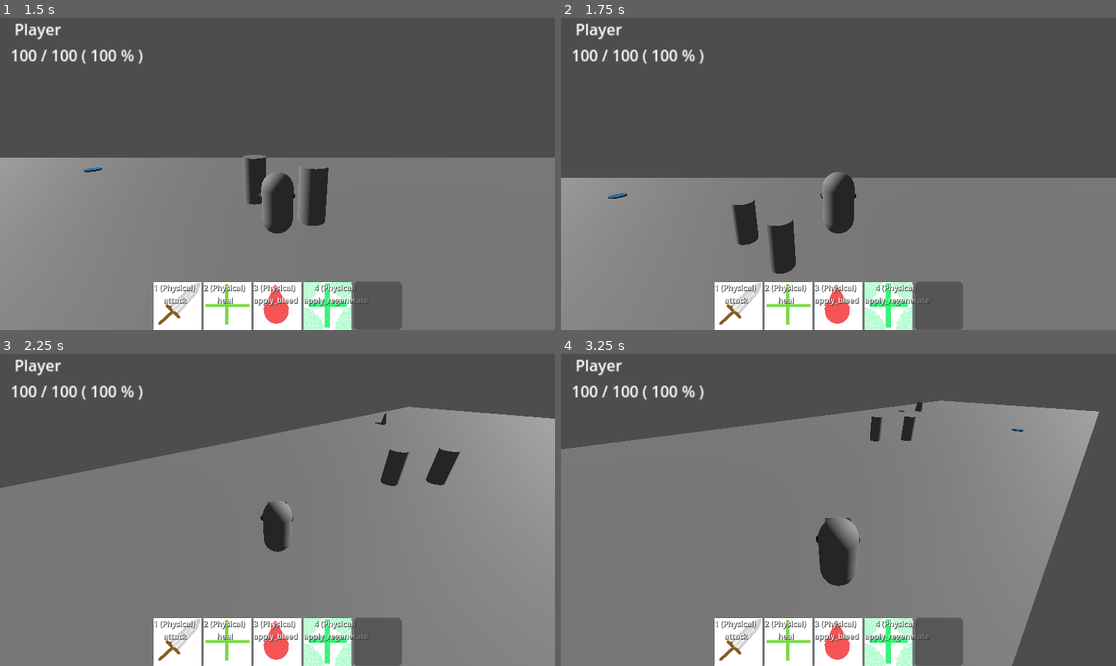
Above: before the commit, frames 1-4 (two rows, left to right).
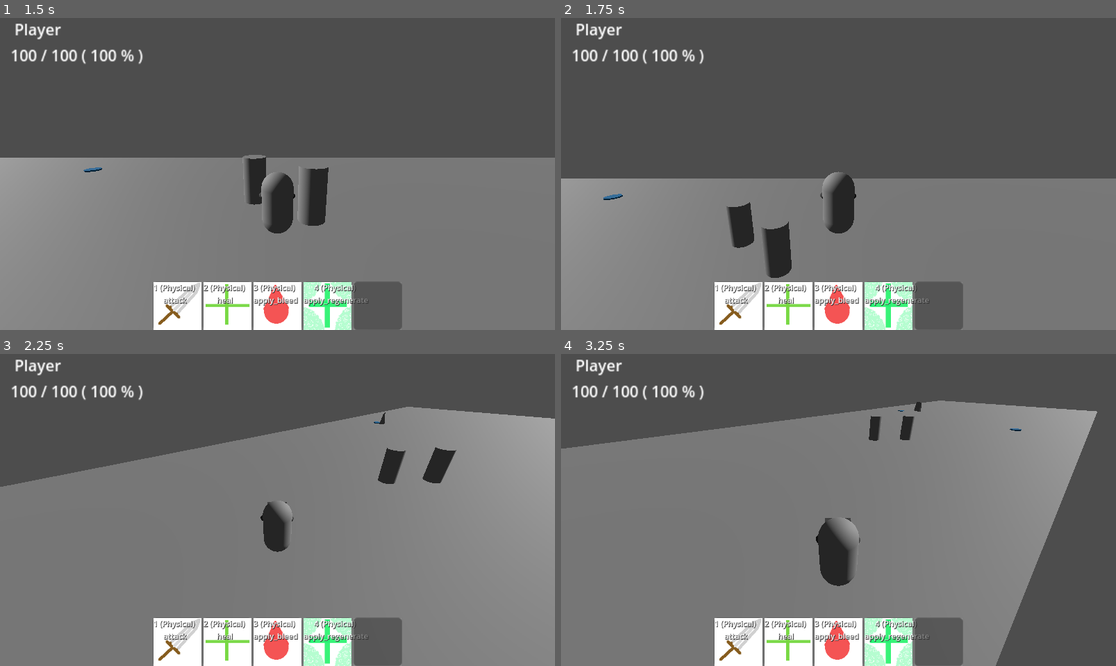
Above: after the commit, the same moments.

Repository: Uraxii/project-corridor
Game: Godot game, scene res://data/menus/main_menu.tscn
Same seed, same stepped clock (60 frames per second), same inputs: the game is played once before the commit and once after it.
Inputs (mouse positions are in pixels of both pictures, inside the frame that each line leads up to):
- Up to frame 1 (1.5 s): click "Start Game" at 0.5 s; move the mouse to (399, 158) at 1.27 s; hold D (move_right) from 1.28 s (still down); hold Right mouse button (camera_look_enabled) from 1.28 s (still down)
- Up to frame 2 (1.75 s): keep holding D (move_right); keep holding Right mouse button (camera_look_enabled); tap Space (jump) at 1.52 s
- Up to frame 3 (2.25 s): move the mouse to (166, 525) at 2.02 s; release D (move_right) at 2.03 s; release Right mouse button (camera_look_enabled) at 2.03 s; hold S (move_back) from 2.03 s (still down); click (166, 525) at 2.1 s
- Up to frame 4 (3.25 s): tap Space (jump) at 2.27 s; move the mouse to (894, 441) at 2.77 s; release S (move_back) at 2.78 s; hold D (move_right) from 2.78 s (still down); tap Mouse wheel up (camera_zoom_in) at 2.85 s

Frame 1 is identical in both runs. In frame 2, 0.9% of the frame differs, in the area x 0-100%, y 51-84%; in frame 3, 0.5%; in frame 4, 1.5%, in the area x 0-97%, y 14-100%.

Commit message:
disabled collisions between entities

Diff:
--- a/data/entities/player/player.gd
+++ b/data/entities/player/player.gd
@@ -50,4 +50,4 @@
 
         Server.update_player_info.rpc(body.position, body.rotation)
 
-        player_info = Server.connections[multiplayer.get_unique_id()]
+        # player_info = Server.connections[multiplayer.get_unique_id()]
--- a/data/entities/player/player.tscn
+++ b/data/entities/player/player.tscn
@@ -85,6 +85,7 @@
 current = true
 
 [node name="Body" type="CharacterBody3D" parent="."]
+collision_layer = 2
 
 [node name="Visual" type="MeshInstance3D" parent="Body"]
 mesh = SubResource("CapsuleMesh_g00a7")
--- a/data/entities/player/remote_player.gd
+++ b/data/entities/player/remote_player.gd
@@ -23,8 +23,8 @@
 
         player_info = Server.connections[player_info.owner]
 
-        if body.rotation.distance_to(player_info.direction) > 0.05:
+        if body.rotation.distance_to(player_info.direction) > 0.1:
                 body.rotation = player_info.direction
 
-        if body.position.distance_to(player_info.position) > 0.05:
+        if body.position.distance_to(player_info.position) > 0.1:
                 movement.move_towards(player_info.position, stats.current_speed)
--- a/data/entities/player/remote_player.tscn
+++ b/data/entities/player/remote_player.tscn
@@ -68,7 +68,7 @@
 script = ExtResource("6_el8li")
 
 [node name="Body" type="CharacterBody3D" parent="."]
-collision_layer = 0
+collision_layer = 4
 
 [node name="Visual" type="MeshInstance3D" parent="Body"]
 mesh = SubResource("CapsuleMesh_g00a7")
--- a/data/entities/strafer/strafer.tscn
+++ b/data/entities/strafer/strafer.tscn
@@ -47,6 +47,7 @@
 script = ExtResource("7_c54u4")
 
 [node name="Body" type="CharacterBody3D" parent="."]
+collision_layer = 8
 
 [node name="Visual" type="MeshInstance3D" parent="Body"]
 transform = Transform3D(0.476007, 0, 0, 0, 1.25716, 0, 0, 0, 1, 0, 0, 0)
--- a/data/entities/target_dummy/target_dummy.tscn
+++ b/data/entities/target_dummy/target_dummy.tscn
@@ -36,6 +36,7 @@
 [node name="States" type="Node" parent="."]
 
 [node name="Body" type="CharacterBody3D" parent="."]
+collision_layer = 8
 
 [node name="Visual" type="MeshInstance3D" parent="Body"]
 mesh = SubResource("CylinderMesh_cdmvn")
--- a/data/skills/abilities/player_select_target/player_select_target.tscn
+++ b/data/skills/abilities/player_select_target/player_select_target.tscn
@@ -5,8 +5,8 @@
 [sub_resource type="SphereShape3D" id="SphereShape3D_qckfs"]
 
 [node name="PlayerSelectTarget" type="Area3D"]
-collision_layer = 17
-collision_mask = 17
+collision_layer = 2147483648
+collision_mask = 15
 script = ExtResource("1_vqw8p")
 
 [node name="CollisionShape3D" type="CollisionShape3D" parent="."]
